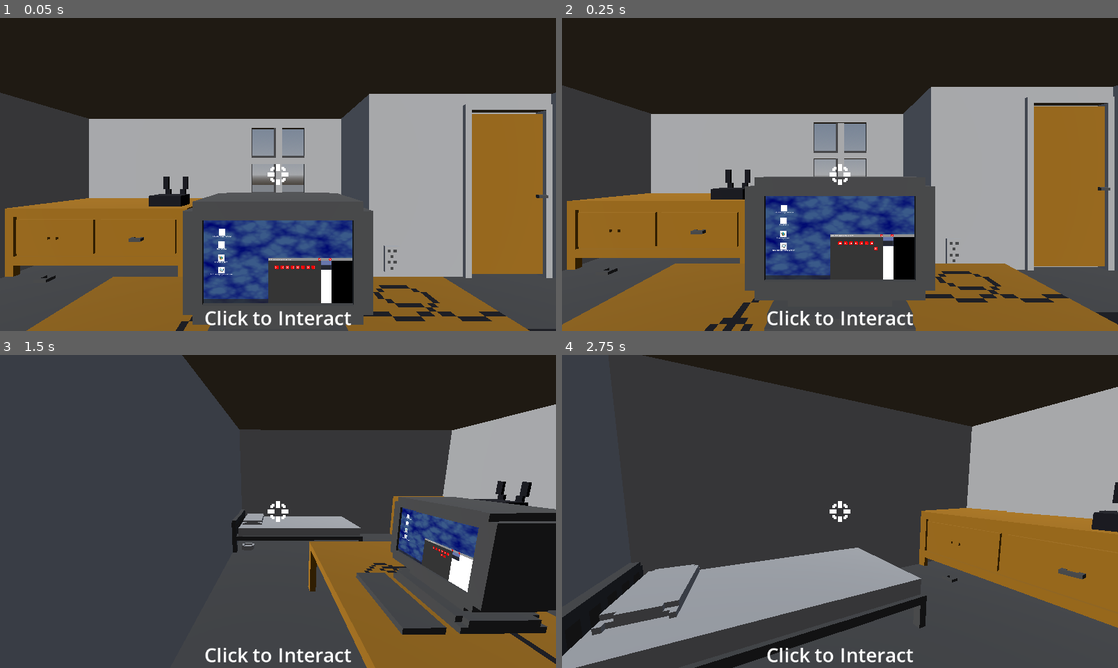
Above: before the commit, frames 1-4 (two rows, left to right).
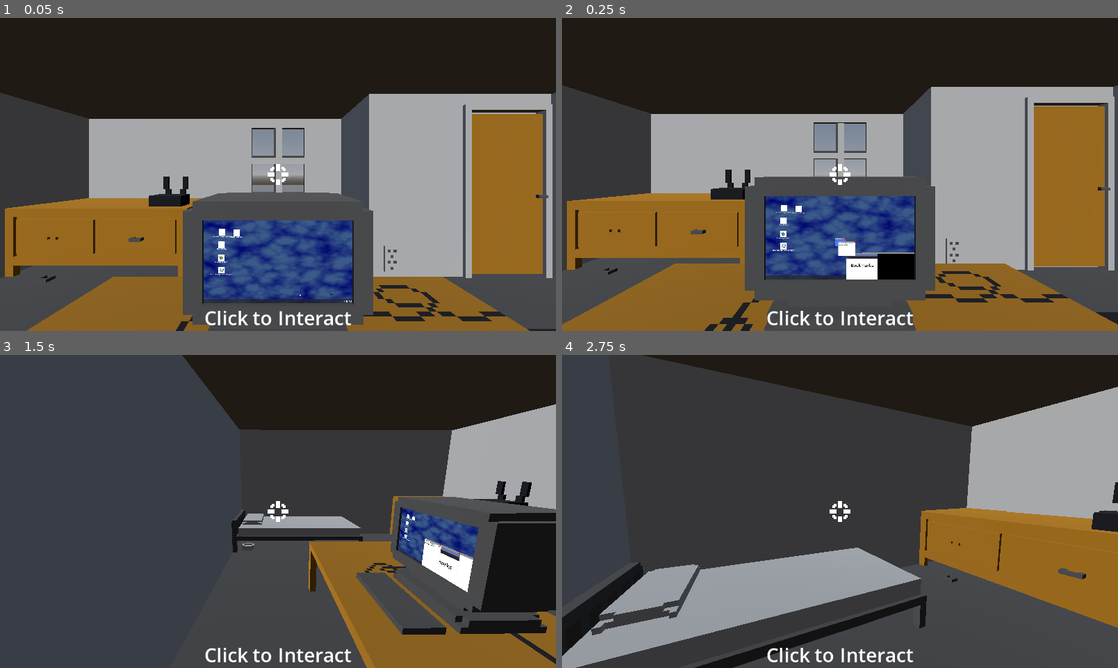
Above: after the commit, the same moments.

Repository: maxwaldman8/gmtk-2026
Game: Godot game, scene res://scenes/room.tscn
The game is run twice, just before and just after one commit, with the same random seed, the same clock (stepped at 60 frames per second) and the same inputs. The engine's default icon, where the game draws it, is replaced by a stand-in: a white triangle on a blue panel in a dark square. Video files are missing from this copy of the repository; at most half a second of black plays in their place.
Inputs (mouse positions are in pixels of both pictures, inside the frame that each line leads up to):
- Up to frame 1 (0.05 s): no input
- Up to frame 2 (0.25 s): no input
- Up to frame 3 (1.5 s): tap Enter at 0.5, 1.25 s; move the mouse to (400, 495) at 0.52 s; press the mouse at (400, 495) at 0.53 s; hold D (right) 0.53-1.28 s; tap Space (jump) at 0.77 s; move the mouse to (250, 511) at 1.27 s; release the mouse at (250, 511) at 1.28 s; hold W (forward) from 1.28 s (still down); click (250, 511) at 1.35 s
- Up to frame 4 (2.75 s): keep holding W (forward); tap Space (jump) at 1.52 s; tap Enter at 2 s; move the mouse to (851, 505) at 2.02 s; hold Shift (sprint) from 2.03 s (still down); click (851, 505) at 2.3 s

The runs differ from the first frame. In frame 1, 2.1% of the frame differs, in the area x 39-64%, y 67-92%; in frame 2, 1.8%; in frame 3, 0.5%; in frame 4, nothing differs.
Error in both runs: Out of bounds get index '0' (on base: 'Array[float]') (res://scripts/ad_video_player_window.gd:39)

Commit message:
a bunch of browser stuff

Diff:
--- a/game-game/project.godot
+++ b/game-game/project.godot
@@ -18,6 +18,7 @@
 [display]
 
 window/stretch/mode="viewport"
+window/stretch/aspect="expand"
 window/stretch/scale_mode="integer"
 
 [input]
--- a/game-game/scenes/screen/screen.tscn
+++ b/game-game/scenes/screen/screen.tscn
@@ -107,13 +107,22 @@
 offset_right = 166.0
 offset_bottom = 436.0
 window_layer = NodePath("../../WindowLayer")
-window_name = "task_manager_game_window"
+window_name = "task_manager_window_game"
+is_default_opened = false
 
 [node name="Logo0" type="Sprite2D" parent="ApplicationLayer/Application4" unique_id=1949997502]
 texture_filter = 1
 position = Vector2(25, 25)
 texture = ExtResource("3_nnrwk")
 
+[node name="Application5" parent="ApplicationLayer" unique_id=3382 node_paths=PackedStringArray("window_layer") instance=ExtResource("2_2d861")]
+offset_left = 232.0
+offset_top = 81.0
+offset_right = 282.0
+offset_bottom = 151.0
+window_layer = NodePath("../../WindowLayer")
+window_name = "helpful_websites"
+
 [node name="WindowLayer" type="CanvasLayer" parent="." unique_id=929576984]
 layer = 3
 script = ExtResource("3_6ukd0")
--- a/game-game/scenes/screen/window.tscn
+++ b/game-game/scenes/screen/window.tscn
@@ -7,6 +7,14 @@
 layout_mode = 3
 anchors_preset = 0
 script = ExtResource("1_mml0h")
+
+[node name="Shadow" type="ColorRect" parent="." unique_id=1677875584]
+layout_mode = 1
+offset_left = -2.0
+offset_top = -2.0
+offset_right = 346.0
+offset_bottom = 46.0
+color = Color(0, 0, 0, 0.078431375)
 
 [node name="TitleBar" type="ColorRect" parent="." unique_id=893196152]
 layout_mode = 1
--- /dev/null
+++ b/game-game/scenes/screen/windows/browser websites/new_tab_website.tscn
@@ -0,0 +1,30 @@
+[gd_scene format=3 uid="uid://b8mwqxja6bdnw"]
+
+[node name="NewTabWebsite" type="Control" unique_id=1344016726]
+layout_mode = 3
+anchors_preset = 15
+anchor_right = 1.0
+anchor_bottom = 1.0
+offset_right = -670.0
+offset_bottom = -167.0
+grow_horizontal = 2
+grow_vertical = 2
+
+[node name="ColorRect" type="ColorRect" parent="." unique_id=2113614690]
+layout_mode = 0
+offset_right = 482.0
+offset_bottom = 481.0
+
+[node name="Label" type="Label" parent="." unique_id=585499873]
+layout_mode = 1
+anchors_preset = 5
+anchor_left = 0.5
+anchor_right = 0.5
+offset_left = -175.5
+offset_top = 56.0
+offset_right = 175.5
+offset_bottom = 144.0
+grow_horizontal = 2
+theme_override_colors/font_color = Color(0, 0, 0, 1)
+theme_override_font_sizes/font_size = 64
+text = "Bookmarks"
--- a/game-game/scenes/screen/windows/browser_window.tscn
+++ b/game-game/scenes/screen/windows/browser_window.tscn
@@ -1,10 +1,16 @@
 [gd_scene format=3 uid="uid://6212hxac2yb3"]
 
-[node name="BrowserWindow" type="Control" unique_id=1699168601]
+[ext_resource type="Script" uid="uid://d235j0xeov3jw" path="res://scripts/screen/tab_container.gd" id="1_ojoi2"]
+[ext_resource type="Script" uid="uid://da4t5unp5na8h" path="res://scripts/screen/browser_window.gd" id="1_pype7"]
+[ext_resource type="PackedScene" uid="uid://b8mwqxja6bdnw" path="res://scenes/screen/windows/browser websites/new_tab_website.tscn" id="3_gfr7o"]
+
+[node name="BrowserWindow" type="Control" unique_id=1699168601 node_paths=PackedStringArray("tab_container")]
 layout_mode = 3
 anchors_preset = 0
 offset_right = 482.0
 offset_bottom = 552.0
+script = ExtResource("1_pype7")
+tab_container = NodePath("TabContainer")
 
 [node name="ColorRect" type="ColorRect" parent="." unique_id=1816412757]
 propagate_maximum_size = true
@@ -13,24 +19,22 @@
 offset_bottom = 552.0
 color = Color(0.4027634, 0.46064627, 0.67970765, 1)
 
-[node name="TabContainer" type="TabContainer" parent="." unique_id=754288331]
+[node name="TabContainer" type="TabContainer" parent="." unique_id=754288331 node_paths=PackedStringArray("tab_add_button")]
 layout_mode = 0
 offset_right = 482.0
 offset_bottom = 552.0
 current_tab = 0
+drag_to_rearrange_enabled = true
+script = ExtResource("1_ojoi2")
+tab_add_button = NodePath("../TabAddButton")
 
-[node name="Tab 1" type="MarginContainer" parent="TabContainer" unique_id=1549954506]
+[node name="New Tab" type="MarginContainer" parent="TabContainer" unique_id=1549954506]
 layout_mode = 2
 theme_override_constants/margin_top = 40
 metadata/_tab_index = 0
 
-[node name="ColorRect" type="ColorRect" parent="TabContainer/Tab 1" unique_id=141905893]
+[node name="NewTabWebsite" parent="TabContainer/New Tab" unique_id=1344016726 instance=ExtResource("3_gfr7o")]
 layout_mode = 2
-
-[node name="ColorRect2" type="ColorRect" parent="TabContainer" unique_id=1327130752]
-visible = false
-layout_mode = 2
-metadata/_tab_index = 1
 
 [node name="TextEdit" type="LineEdit" parent="." unique_id=696103115]
 layout_mode = 1
@@ -43,3 +47,14 @@
 offset_bottom = 67.0
 grow_horizontal = 2
 placeholder_text = "search"
+
+[node name="TabAddButton" type="Button" parent="." unique_id=5560633]
+layout_mode = 0
+offset_left = 177.0
+offset_top = 3.0
+offset_right = 192.0
+offset_bottom = 28.0
+theme_override_font_sizes/font_size = 12
+text = "+"
+
+[connection signal="pressed" from="TabAddButton" to="TabContainer" method="_on_tab_add_button_pressed"]
--- /dev/null
+++ b/game-game/scenes/screen/windows/helpful_websites.tscn
@@ -0,0 +1,32 @@
+[gd_scene format=3 uid="uid://c2kk86je4qvc"]
+
+[node name="HelpfulWebsites" type="Control" unique_id=521389708]
+custom_minimum_size = Vector2(150, 100)
+layout_mode = 3
+anchors_preset = 0
+offset_right = 250.0
+offset_bottom = 200.0
+
+[node name="ColorRect" type="ColorRect" parent="." unique_id=2103473406]
+layout_mode = 1
+anchors_preset = 8
+anchor_left = 0.5
+anchor_top = 0.5
+anchor_right = 0.5
+anchor_bottom = 0.5
+offset_left = -125.0
+offset_top = -100.0
+offset_right = 125.0
+offset_bottom = 100.0
+grow_horizontal = 2
+grow_vertical = 2
+mouse_filter = 2
+
+[node name="Label" type="Label" parent="." unique_id=430627503]
+layout_mode = 0
+offset_right = 250.0
+offset_bottom = 43.0
+theme_override_colors/font_color = Color(0, 0, 0, 1)
+theme_override_font_sizes/font_size = 14
+text = "convert files: filesconvertfree.com
+something something"
--- a/game-game/scenes/screen/windows/task_manager_game_window.tscn
+++ b/game-game/scenes/screen/windows/task_manager_game_window.tscn
@@ -1,9 +1,9 @@
 [gd_scene format=3 uid="uid://olq2bgh6py3k"]
 
-[ext_resource type="Script" uid="uid://dcrnp077sp1ic" path="res://scripts/task_manager.gd" id="1_1sw7c"]
-[ext_resource type="PackedScene" uid="uid://5jfcblwwwa5r" path="res://scenes/screen/windows/task_manager/bullet.tscn" id="2_aytpe"]
-[ext_resource type="PackedScene" uid="uid://bx2aw2024feq" path="res://scenes/screen/windows/task_manager/enemy.tscn" id="3_u6ovh"]
-[ext_resource type="Texture2D" uid="uid://ctqfrvcyok0dj" path="res://sprites/icon.svg" id="4_esyv8"]
+[ext_resource type="Script" uid="uid://dcrnp077sp1ic" path="res://scripts/screen/task_manager.gd" id="1_0pfnm"]
+[ext_resource type="PackedScene" uid="uid://5jfcblwwwa5r" path="res://scenes/screen/windows/task_manager/bullet.tscn" id="2_lxtte"]
+[ext_resource type="PackedScene" uid="uid://bx2aw2024feq" path="res://scenes/screen/windows/task_manager/enemy.tscn" id="3_mi4qd"]
+[ext_resource type="Texture2D" uid="uid://ctqfrvcyok0dj" path="res://sprites/icon.svg" id="4_8rcaq"]
 
 [sub_resource type="RectangleShape2D" id="RectangleShape2D_nrlmu"]
 size = Vector2(128, 128)
--- a/game-game/scripts/screen/application.gd
+++ b/game-game/scripts/screen/application.gd
@@ -4,8 +4,8 @@
 @export var window_layer : WindowLayer
 @export var window_name : String
 @export var name_label : Label
+@export var is_default_opened : bool = true
 var is_opened : bool = false
-var is_default_opened : bool = true
 var window_instance : GameWindow
 const WINDOW_SCENE = preload("res://scenes/screen/window.tscn")
 
@@ -23,7 +23,7 @@
 
 func _open_window():
 	window_instance = WINDOW_SCENE.instantiate()
-	window_instance.set_up(func(): is_opened = false, window_name)
+	window_instance.set_up(window_name, self)
 	window_layer.add_to_window_list(window_instance)
 	is_opened = true
 
@@ -36,8 +36,8 @@
 	if event is InputEventMouseButton and event.is_action_pressed("left_click"):
 		if event.double_click:
 			if is_opened:
-				# animation
-				pass
+				window_layer.move_window_to_front(window_instance)
+				# animation?
 			else:
 				_open_window()
 		else:
--- /dev/null
+++ b/game-game/scripts/screen/browser_window.gd
@@ -0,0 +1,3 @@
+extends Control
+
+@export var tab_container : TabContainer
--- /dev/null
+++ b/game-game/scripts/screen/tab_container.gd
@@ -0,0 +1,51 @@
+extends TabContainer
+
+@onready var tab_bar : TabBar = get_tab_bar()
+@export var tab_add_button : Button
+
+var window : GameWindow
+const NEW_TAB_WEB_SCENE = preload("res://scenes/screen/windows/browser websites/new_tab_website.tscn")
+
+
+func _ready() -> void:
+	tab_bar.tab_close_display_policy = TabBar.CLOSE_BUTTON_SHOW_ALWAYS
+	tab_bar.tab_close_pressed.connect(_on_tab_close_pressed)
+	move_tab_add_button()
+	tab_bar.current_tab = 0
+
+
+func _on_tab_close_pressed(tab_index: int) -> void:
+	# if is the last tab
+	if get_child_count() == 1:
+		window.close()
+		return
+	var child_to_remove = get_child(tab_index)
+	if child_to_remove:
+		child_to_remove.queue_free()
+	move_tab_add_button()
+
+
+func _get_tabs_width():
+	var total_width: float = 0.0
+	var count = tab_bar.get_tab_count()
+	if count > 0:
+		var first_rect = tab_bar.get_tab_rect(0)
+		var last_rect = tab_bar.get_tab_rect(count - 1)
+		total_width = (last_rect.position.x - first_rect.position.x) + last_rect.size.x
+	return total_width
+
+
+func move_tab_add_button():
+	await get_tree().process_frame
+	tab_add_button.position.x = _get_tabs_width() + 8 + 3
+	tab_add_button.visible = (get_child_count() < 4)
+
+
+func _on_tab_add_button_pressed() -> void:
+	var margin_cont = MarginContainer.new()
+	margin_cont.add_theme_constant_override("margin_top", 40)
+	add_child(margin_cont)
+	var new_tab_instance = NEW_TAB_WEB_SCENE.instantiate()
+	margin_cont.add_child(new_tab_instance)
+	tab_bar.set_tab_title(get_tab_count() - 1, "New Tab")
+	move_tab_add_button()
--- a/game-game/scripts/screen/window.gd
+++ b/game-game/scripts/screen/window.gd
@@ -8,9 +8,11 @@
 @onready var title_label : Label = $TitleBar/TitleLabel
 @onready var window_body : ColorRect
 @onready var window_layer : WindowLayer = get_parent()
+@onready var shadow : ColorRect = $Shadow
 var body_scene : PackedScene
 var body_name : String
 var dimensions : Vector2: set = _set_dimensions
+var application : Application
 
 var body_instance
 
@@ -26,17 +28,24 @@
 	dimensions = body_instance.size + Vector2(0, TITLE_BAR_THICKNESS)
 	pivot_offset = dimensions / 2
 	title_label.text = body_name
+	scale = Vector2.ZERO
+	var tween = create_tween()
+	tween.set_trans(Tween.TRANS_SPRING)
+	tween.tween_property(self, "scale", Vector2(1, 1), 0.5)
+	shadow.size = dimensions + Vector2(4, 4)
 
 
-func set_up(app_close_fn, w_body_name = "default_window"):
+func set_up(w_body_name = "default_window", parent = get_parent()):
 	body_name = w_body_name
 	body_scene = load("res://scenes/screen/windows/" + body_name + ".tscn")
 	body_instance = body_scene.instantiate()
 	body_instance.position.y += TITLE_BAR_THICKNESS
+	if body_name == "browser_window":
+		body_instance.tab_container.window = self
 	add_child(body_instance)
 	# pos will be set in window layer later
 	global_position = Vector2i(500, 300)
-	closed.connect(app_close_fn)
+	application = parent
 
 
 func _set_dimensions(new_dimensions: Vector2i) -> void:
@@ -47,7 +56,6 @@
 #region title bar
 
 func _on_title_bar_mouse_entered() -> void:
-	print(body_name + " entered")
 	is_hovered = true
 
 
@@ -67,6 +75,7 @@
 		tween.set_trans(Tween.TRANS_SPRING)
 		tween.tween_property(self, "scale", Vector2(0,0), 0.5)
 		await tween.finished
+		application.is_opened = false
 		closed.emit()
 		queue_free()
 
--- a/game-game/scripts/screen/window_layer.gd
+++ b/game-game/scripts/screen/window_layer.gd
@@ -2,8 +2,10 @@
 extends CanvasLayer
 
 
-func add_to_window_list(window_instance):
+func add_to_window_list(window_instance : GameWindow):
 	add_child(window_instance)
+	await window_instance.ready
+	print(window_instance.dimensions)
 
 
 func move_window_to_front(window: GameWindow):
Not shown, added: game-game/scripts/screen/browser_window.gd.uid
Not shown, added: game-game/scripts/screen/tab_container.gd.uid
Renamed: game-game/scripts/task_manager.gd -> game-game/scripts/screen/task_manager.gd
Renamed: game-game/scripts/task_manager.gd.uid -> game-game/scripts/screen/task_manager.gd.uid
